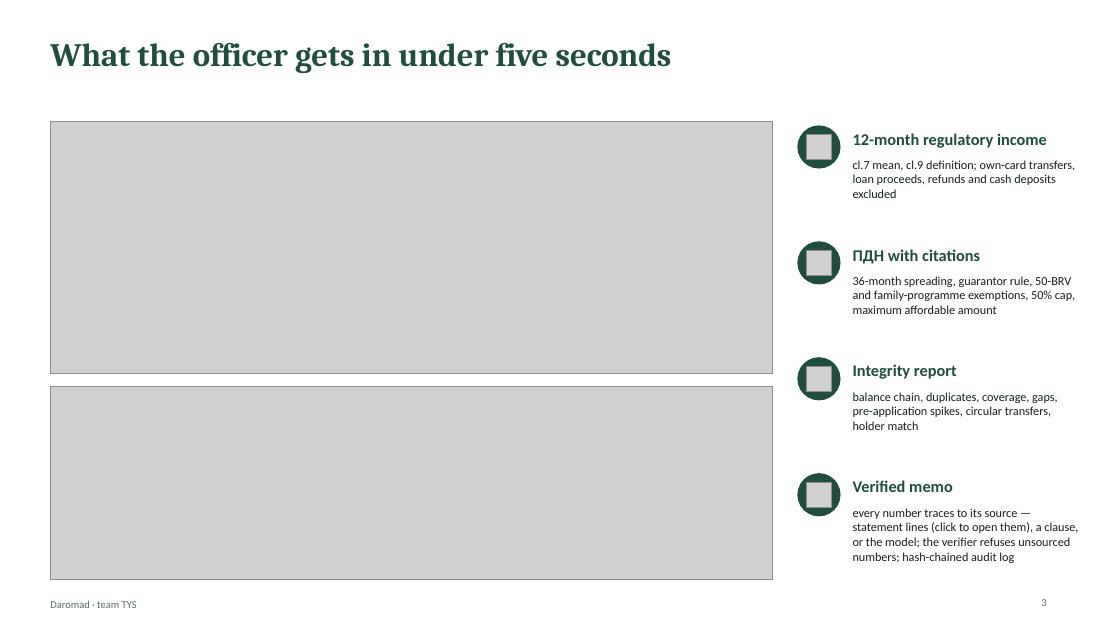
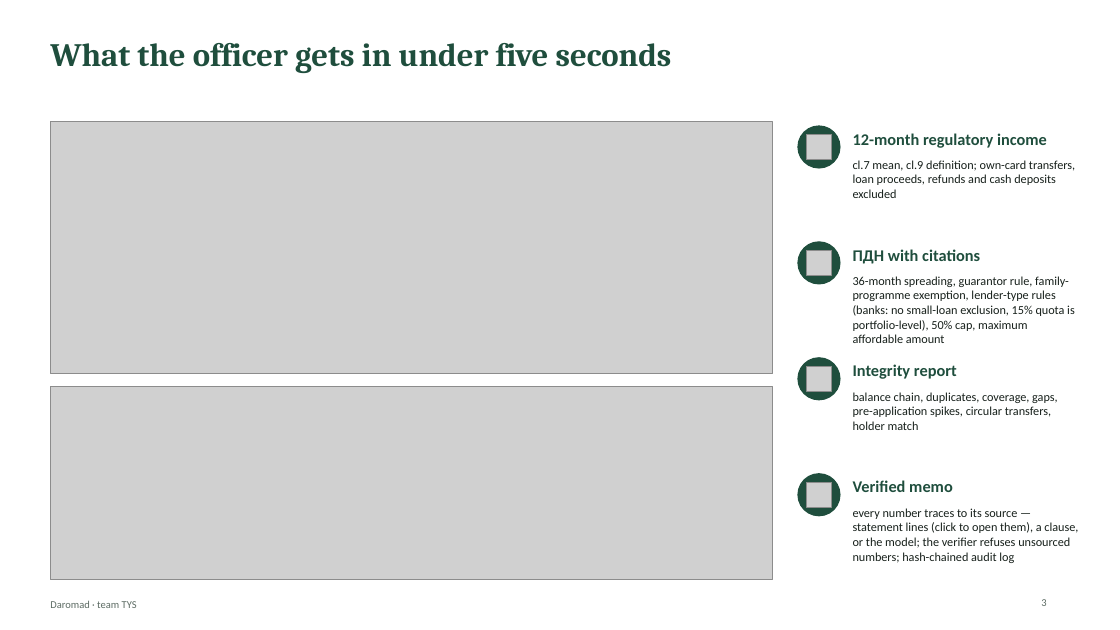
Before and after one commit to hmunisbekk-droid/TYS-fintech, a slide deck: slide 3 of deck/Daromad_TYS_deck.pptx. Drawn at 1120x630 pixels with LibreOffice and Linux fonts; fonts in the diff are those of the drawing; grey boxes stand for pictures. Boxes give left, top, right and bottom in pixels: in the first picture for what was removed or moved away, otherwise in the second. Text is boxed around its words. In the diff, an @@ line names an element or a change of style, - is before the commit and + after.

Commit message:
Deck/docs: lender-type rules on slides 3/5/8 and Appendix A; shorter tiles on the numbers slide; script and README updated

```diff
--- a/deck/Daromad_TYS_deck.pptx
+++ b/deck/Daromad_TYS_deck.pptx
@@ text at [853, 276, 1075, 343]: text changed @@
-36-month spreading, guarantor rule, 50-BRV and family-programme exemptions, 50% cap, maximum affordable amount
+36-month spreading, guarantor rule, family-programme exemption, lender-type rules (banks: no small-loan exclusion, 15% quota is portfolio-level), 50% cap, maximum affordable amount
```
Also in this commit, not shown: 4 other slides changed, 4 other files.
